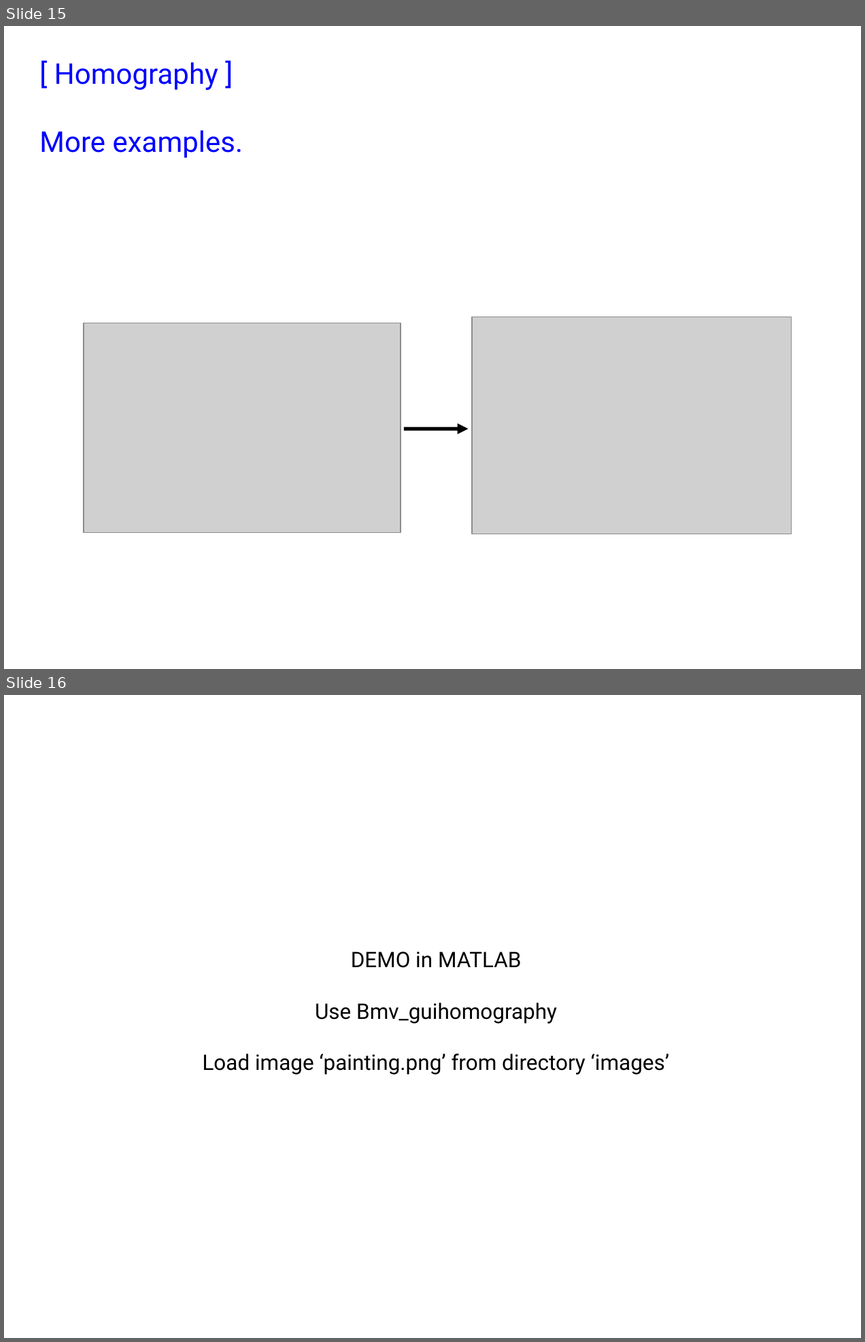
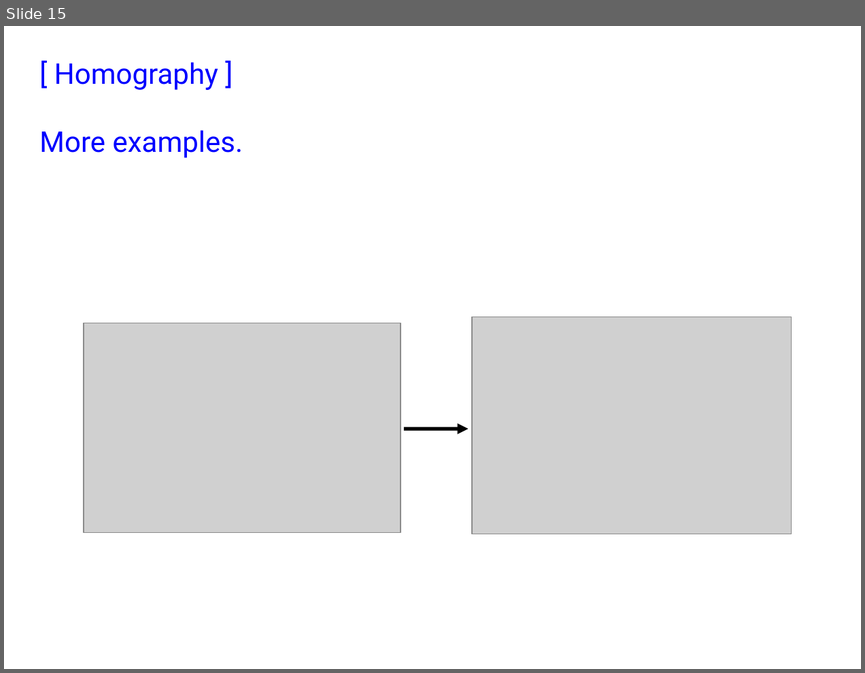
Before and after one commit to domingomery/vision, a slide deck: clases/Cap02_Geometria/presentaciones/CV02_Homography.pptx. Shown one above the other, each under a label of ours: slides 15 and 16 before the commit, slide 15 after it. The pictures are 865x1342 and 865x673 pixels, drawn with LibreOffice and Linux fonts; fonts in the diff are those of the drawing; grey boxes stand for pictures. Boxes give left, top, right and bottom in pixels: in the first picture for what was removed or moved away, otherwise in the second. Text is boxed around its words. In the diff, an @@ line names an element or a change of style, - is before the commit and + after.

```diff
--- a/clases/Cap02_Geometria/presentaciones/CV02_Homography.pptx
+++ b/clases/Cap02_Geometria/presentaciones/CV02_Homography.pptx
@@ slide 16 removed at box(4, 695, 861, 1338), background #FFFFFF @@
@@ text removed at box(203, 951, 670, 1074) @@
-DEMO in MATLAB
-Use Bmv_guihomography
-Load image ‘painting.png’ from directory ‘images’
```
Also in this commit, not shown: 1 slide changed, 6 other files.
